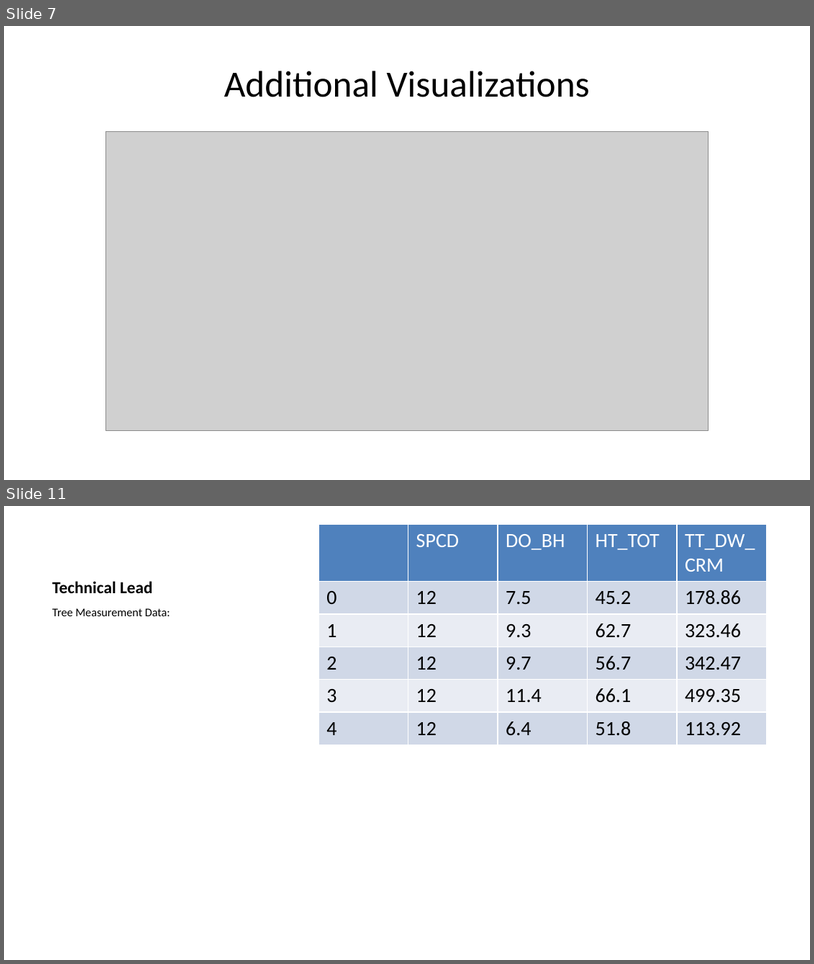
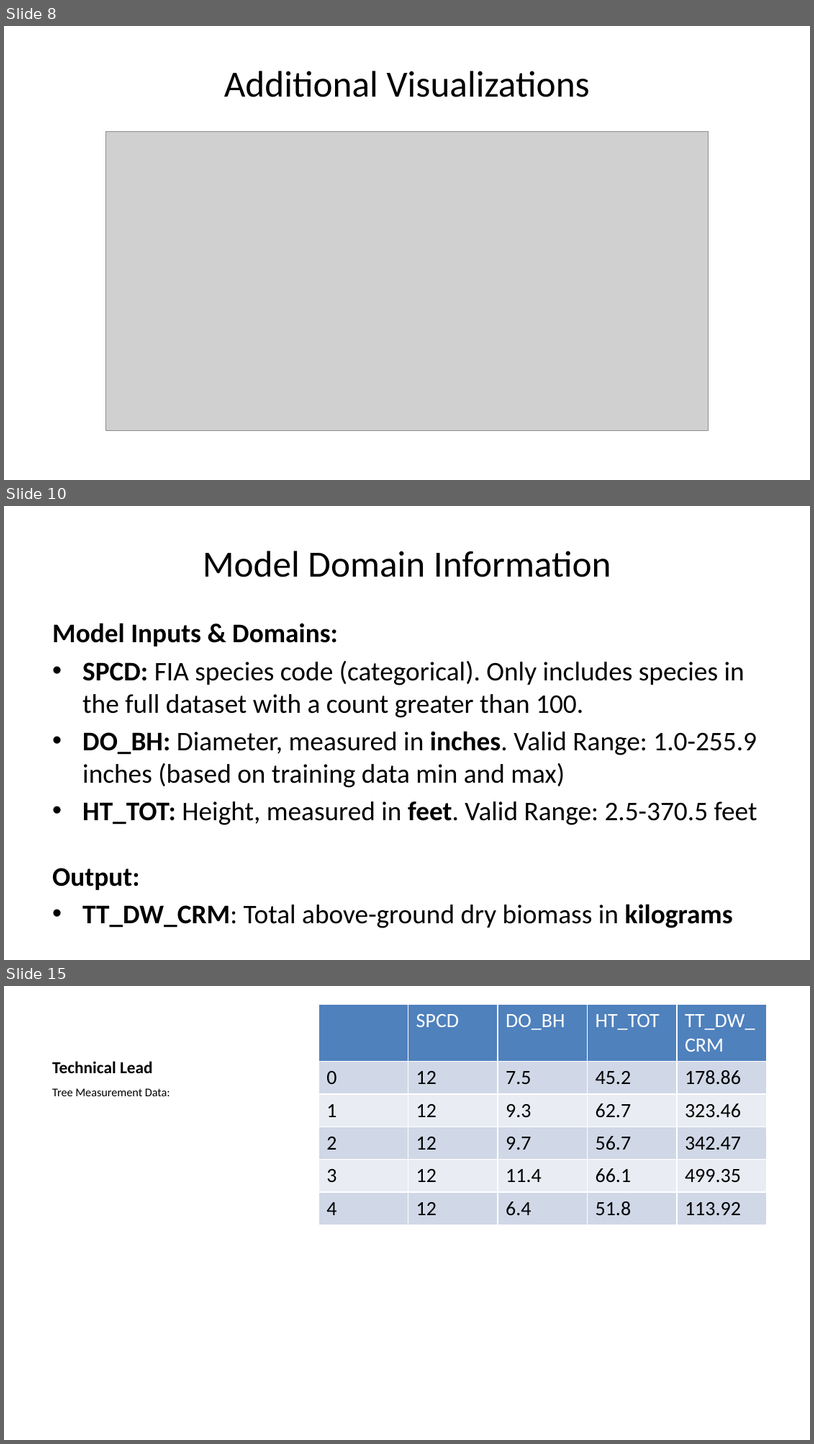
Before and after one commit to deancallahan25/Redwood-Analytics-Portfolio, a slide deck: Project-3/individual-models/data/presentation.pptx. Shown one above the other, each under a label of ours: slides 7 and 11 before the commit, slides 8, 10 and 15 after it; the slides between them are not shown. The pictures are 814x964 and 814x1444 pixels, drawn with LibreOffice and Linux fonts; fonts in the diff are those of the drawing; grey boxes stand for pictures. Boxes give left, top, right and bottom in pixels: in the first picture for what was removed or moved away, otherwise in the second. Text is boxed around its words. In the diff, an @@ line names an element or a change of style, - is before the commit and + after.

```diff
--- a/Project-3/individual-models/data/presentation.pptx
+++ b/Project-3/individual-models/data/presentation.pptx
@@ slide 10 added at <box>4,506,810,960</box>, background #FFFFFF @@
@@ title added at <box>203,551,612,577</box>, 33 pt, text #000000 @@
+Model Domain Information
@@ text added at <box>52,623,758,928</box>, 24 pt, text #000000 @@
+Model Inputs & Domains:
+• SPCD: FIA species code (categorical). Only includes species in the full dataset with a count greater than 100.
+• DO_BH: Diameter, measured in inches. Valid Range: 1.0-255.9 inches (based on training data min and max)
+• HT_TOT: Height, measured in feet. Valid Range: 2.5-370.5 feet
+Output:
+• TT_DW_CRM: Total above-ground dry biomass in kilograms
@@ what was slide 7 is now slide 8 @@
@@ what was slide 11 is now slide 15 @@
```
Also in this commit, not shown: 4 slides changed, 7 other slides added, 4 slides removed, 1 other file.
